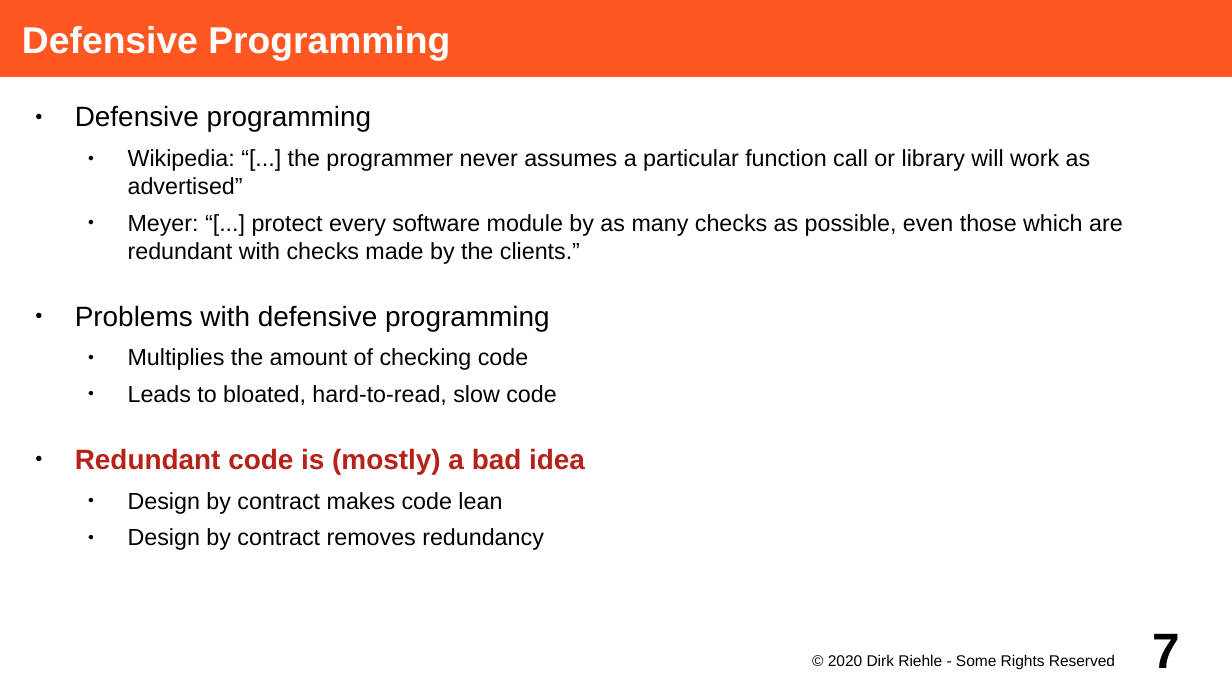
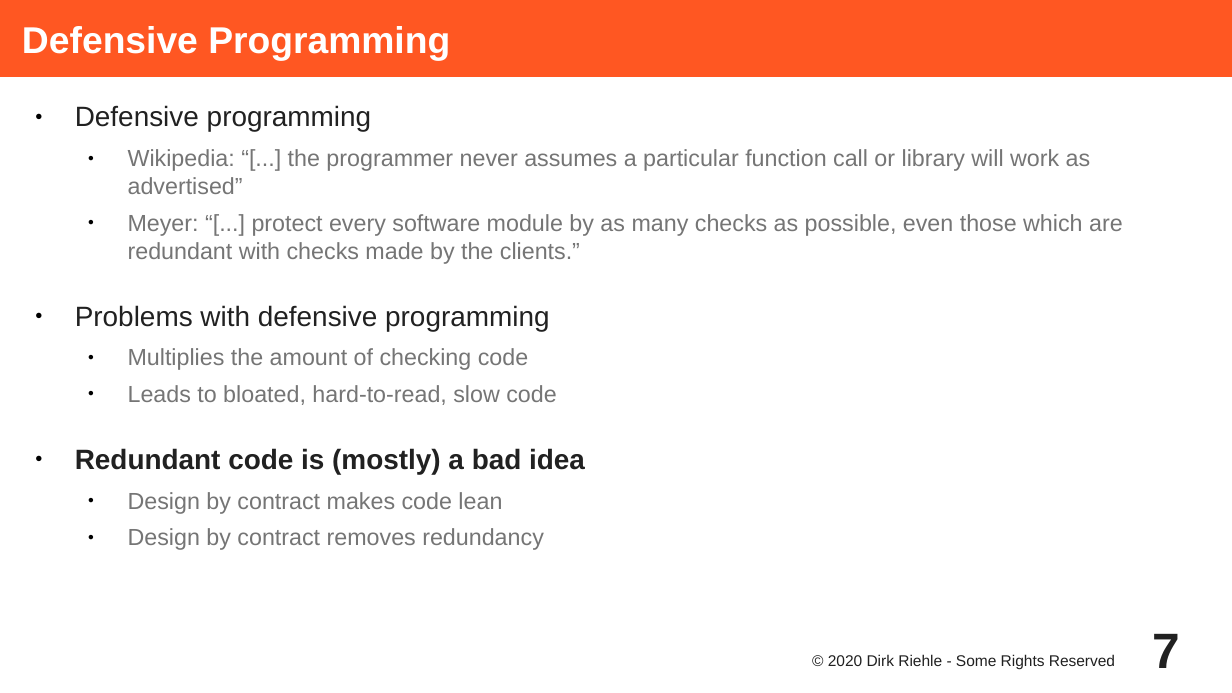
Before and after one commit to dirkriehle/adap-course, a slide deck: slide 7 of Lecture Slides/ADAP C05 - Design by Contract.odp. Drawn at 1232x693 pixels with LibreOffice and Linux fonts; fonts in the diff are those of the drawing. Boxes give left, top, right and bottom in pixels: in the first picture for what was removed or moved away, otherwise in the second. Text is boxed around its words. In the diff, an @@ line names an element or a change of style, - is before the commit and + after.

```diff
--- a/Lecture Slides/ADAP C05 - Design by Contract.odp
+++ b/Lecture Slides/ADAP C05 - Design by Contract.odp
@@ text "Defensive programming" at box(75, 105, 1123, 550): text colour #000000 to #212121 in "Defensive programming", "Problems with defensive programming"; text colour #000000 to #757575 in "Wikipedia: “[...] the programmer never assumes a ...", "Meyer: “[...] protect every software module by ...", "Multiplies the amount of checking code", "Leads to bloated, hard-to-read, slow code" and 2 more places; text colour #B62118 to #212121 in "Redundant code is (mostly) a bad idea" @@
@@ page number at box(1152, 634, 1180, 668): text colour #000000 to #212121 @@
@@ text "© 2020 Dirk Riehle - ..." at box(828, 654, 1115, 670): text colour #000000 to #212121 @@
```
Also in this commit, not shown: 33 other slides changed, 1 other file.
